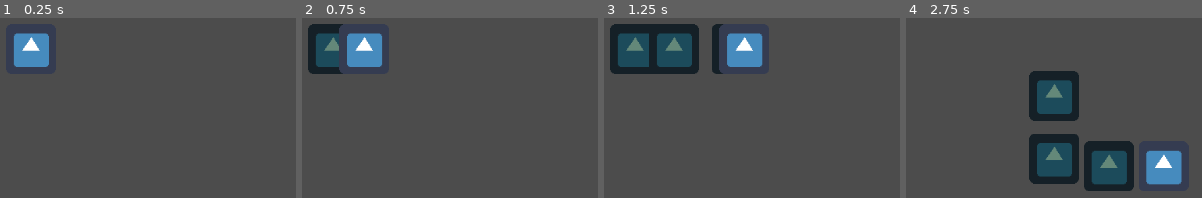
Above: before the commit, frames 1-4 (left to right).
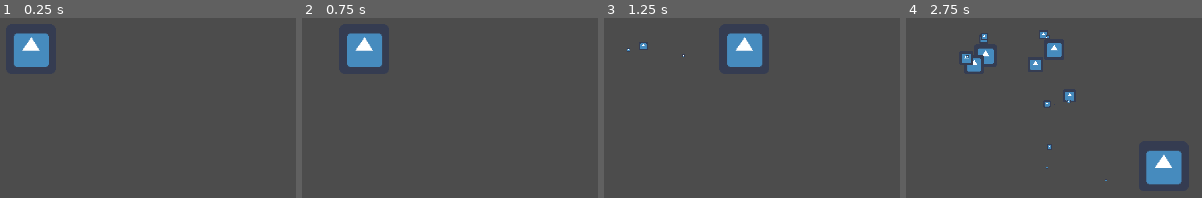
Above: after the commit, the same moments.

Repository: Geminimax/GWJ57
Game: Godot game, scene res://node/Enemy/FartCloud/FartCloud.tscn
Same seed, same stepped clock (60 frames per second), same inputs: the game is played once before the commit and once after it. This scene is started directly instead of the project's main scene. The engine's default icon, where the game draws it, is replaced by a stand-in: a white triangle on a blue panel in a dark square.
Inputs (mouse positions are in pixels of both pictures, inside the frame that each line leads up to):
- Up to frame 1 (0.25 s): no input
- Up to frame 2 (0.75 s): tap Enter (ui_accept) at 0.5 s; move the mouse to (outside the picture) at 0.52 s; press the mouse at (outside the picture) at 0.53 s; hold Right (ui_right) from 0.53 s (still down)
- Up to frame 3 (1.25 s): keep holding Right (ui_right); tap Enter (ui_accept) at 0.77 s
- Up to frame 4 (2.75 s): move the mouse to (outside the picture) at 1.27 s; release Right (ui_right) at 1.28 s; release the mouse at (outside the picture) at 1.28 s; hold Down (ui_down) 1.28-2.03 s; tap Mouse wheel down (spell_roll_left) at 1.35 s; tap Enter (ui_accept) at 1.52 s; move the mouse to (outside the picture) at 2.02 s; hold Right (ui_right) from 2.03 s (still down); tap Mouse wheel up (spell_roll_right) at 2.1 s

Frame 1 is identical in both runs. In frame 2, 2.9% of the frame differs, in the area x 2-14%, y 3-32%; in frame 3, 9.0%; in frame 4, 15%, in the area x 18-78%, y 7-97%.

Commit message:
Farts now have particles

Diff:
--- a/ForgottenKnowledge/node/Enemy/FartCloud/Fart.gd
+++ b/ForgottenKnowledge/node/Enemy/FartCloud/Fart.gd
@@ -1,6 +1,6 @@
 extends "res://node/Enemy/Enemy.gd"
 
-var depletion = 80
+var depletion = 50
 
 func _process(delta):
 	hp.damage(delta * depletion)
--- a/ForgottenKnowledge/node/Enemy/FartCloud/Fart.tscn
+++ b/ForgottenKnowledge/node/Enemy/FartCloud/Fart.tscn
@@ -1,10 +1,39 @@
-[gd_scene load_steps=3 format=2]
+[gd_scene load_steps=7 format=2]
 
 [ext_resource path="res://node/Enemy/Enemy.tscn" type="PackedScene" id=1]
 [ext_resource path="res://node/Enemy/FartCloud/Fart.gd" type="Script" id=2]
+[ext_resource path="res://icon.png" type="Texture" id=3]
+
+[sub_resource type="Curve" id=2]
+_data = [ Vector2( 0, 0 ), 0.0, 0.0, 0, 0, Vector2( 1, 1 ), 0.0, 0.0, 0, 0 ]
+
+[sub_resource type="CurveTexture" id=3]
+curve = SubResource( 2 )
+
+[sub_resource type="ParticlesMaterial" id=1]
+emission_shape = 1
+emission_sphere_radius = 20.0
+flag_disable_z = true
+spread = 180.0
+gravity = Vector3( 0, 0, 0 )
+initial_velocity_random = 0.47
+orbit_velocity = 0.0
+orbit_velocity_random = 0.0
+scale = 0.4
+scale_random = 0.25
+scale_curve = SubResource( 3 )
 
 [node name="Fart" instance=ExtResource( 1 )]
 script = ExtResource( 2 )
 
 [node name="AnimatedSprite" parent="." index="2"]
+visible = false
 modulate = Color( 0.396078, 0.537255, 0.478431, 1 )
+
+[node name="Particles2D" type="Particles2D" parent="." index="3"]
+amount = 6
+lifetime = 2.25
+explosiveness = 0.26
+randomness = 0.63
+process_material = SubResource( 1 )
+texture = ExtResource( 3 )
